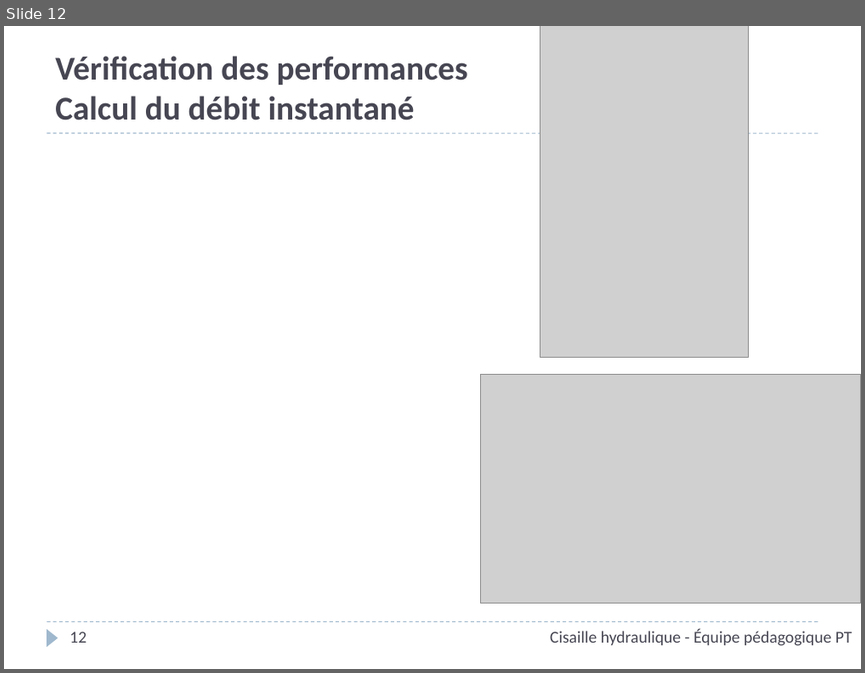
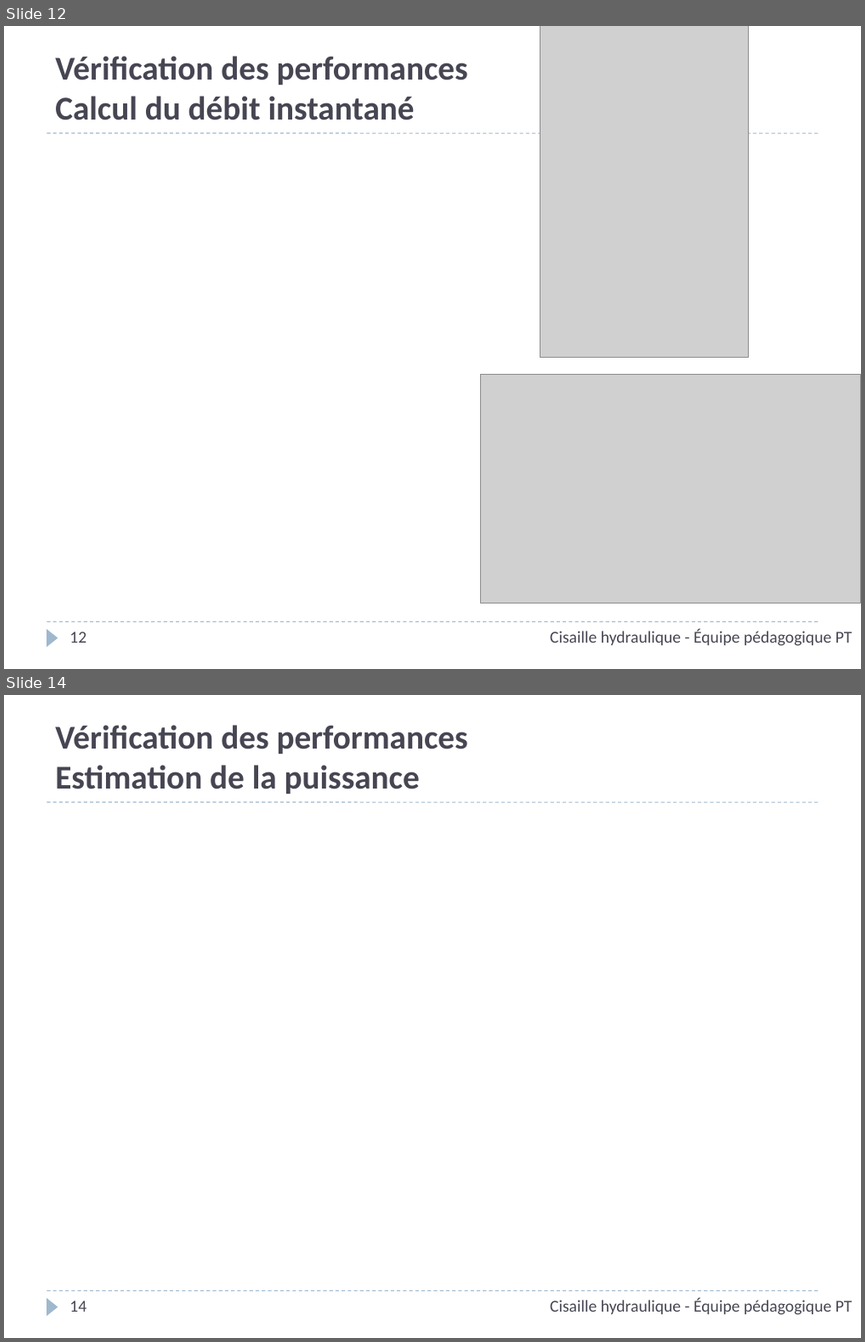
Before and after one commit to xpessoles/PT_Oraux, a slide deck: Interrogation_SII/03_Cisaille hydraulique/ServoMoteur_CommandeVanne_Corrige.pptx. Shown one above the other, each under a label of ours: slide 12 before the commit, slides 12 and 14 after it; the slides between them are not shown. The pictures are 865x673 and 865x1342 pixels, drawn with LibreOffice and Linux fonts; fonts in the diff are those of the drawing; grey boxes stand for pictures; background and template pictures are left out. Boxes give left, top, right and bottom in pixels: in the first picture for what was removed or moved away, otherwise in the second. Text is boxed around its words. In the diff, an @@ line names an element or a change of style, - is before the commit and + after.

```diff
--- a/Interrogation_SII/03_Cisaille hydraulique/ServoMoteur_CommandeVanne_Corrige.pptx
+++ b/Interrogation_SII/03_Cisaille hydraulique/ServoMoteur_CommandeVanne_Corrige.pptx
@@ slide 14 added at (x1=4, y1=695, x2=861, y2=1338), background #FFFFFF; not listed: 3 template elements that a slide beside it also shows @@
@@ title added at (x1=55, y1=725, x2=468, y2=794), 28 pt, text #464653, bold @@
+Vérification des performances
+Estimation de la puissance
@@ page number added at (x1=69, y1=1300, x2=86, y2=1311), 14 pt, text #464653 @@
+14
@@ text added at (x1=550, y1=1298, x2=852, y2=1315), 14 pt, text #464653 @@
+Cisaille hydraulique - Équipe pédagogique PT
```
Also in this commit, not shown: 5 slides changed, 1 other slide added, 3 other files.
